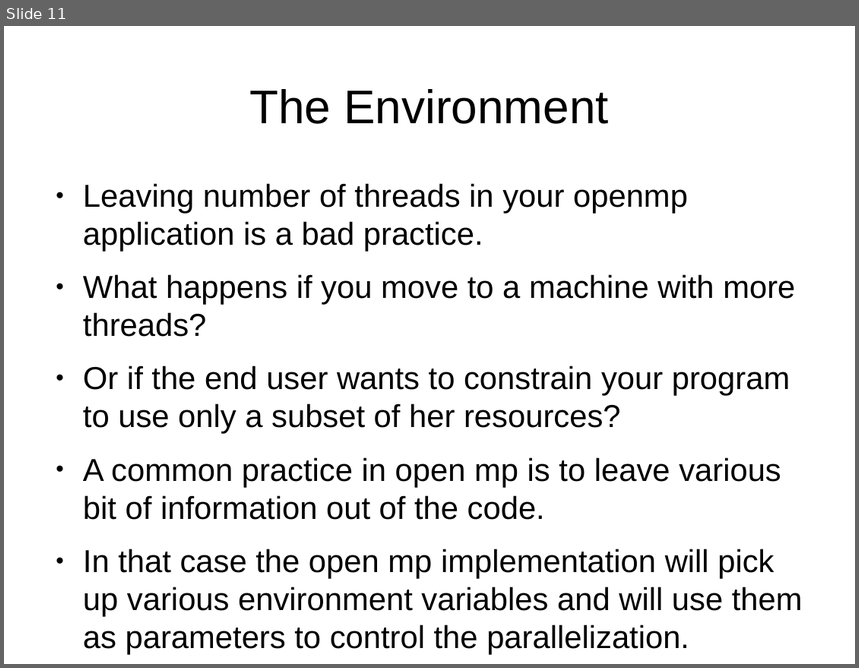
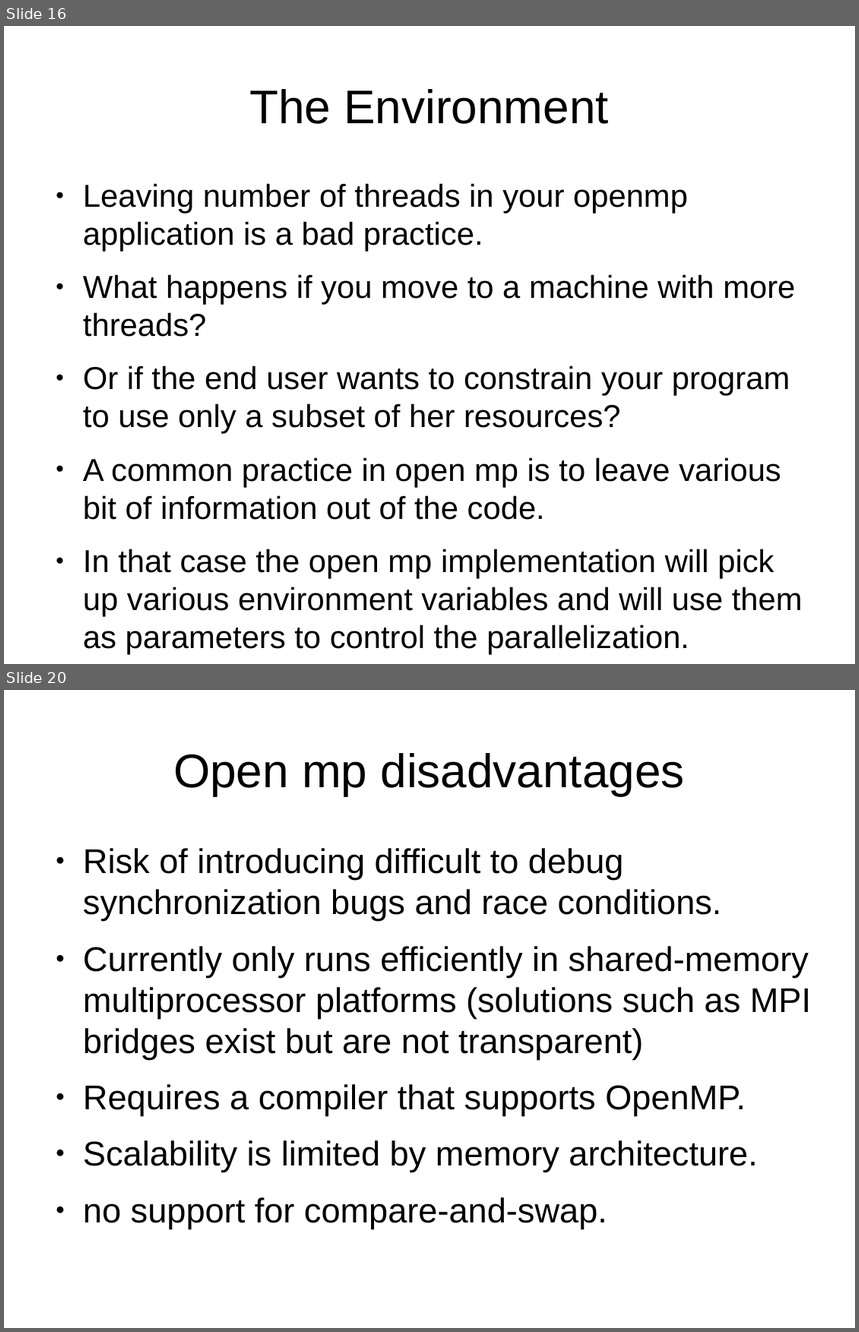
Before and after one commit to veltzer/demos-linux, a slide deck: multi_core/openmp.odp. Shown one above the other, each under a label of ours: slide 11 before the commit, slides 16 and 20 after it; the slides between them are not shown. The pictures are 859x668 and 859x1332 pixels, drawn with LibreOffice and Linux fonts; fonts in the diff are those of the drawing. Boxes give left, top, right and bottom in pixels: in the first picture for what was removed or moved away, otherwise in the second. Text is boxed around its words. In the diff, an @@ line names an element or a change of style, - is before the commit and + after.

```diff
--- a/multi_core/openmp.odp
+++ b/multi_core/openmp.odp
@@ slide 20 added at [4, 690, 855, 1328], background #FFFFFF @@
@@ title added at [173, 753, 684, 796], 44 pt, text #000000 @@
+Open mp disadvantages
@@ text added at [83, 848, 811, 1229], 32 pt, text #000000 @@
+● Risk of introducing difficult to debug synchronization bugs and race conditions.
+● Currently only runs efficiently in shared-memory multiprocessor platforms (solutions such as MPI bridges exist but are not transparent)
+● Requires a compiler that supports OpenMP.
+● Scalability is limited by memory architecture.
+● no support for compare-and-swap.
@@ what was slide 11 is now slide 16 @@
```
Also in this commit, not shown: 1 slide changed, 9 other slides added, 4 other files.
